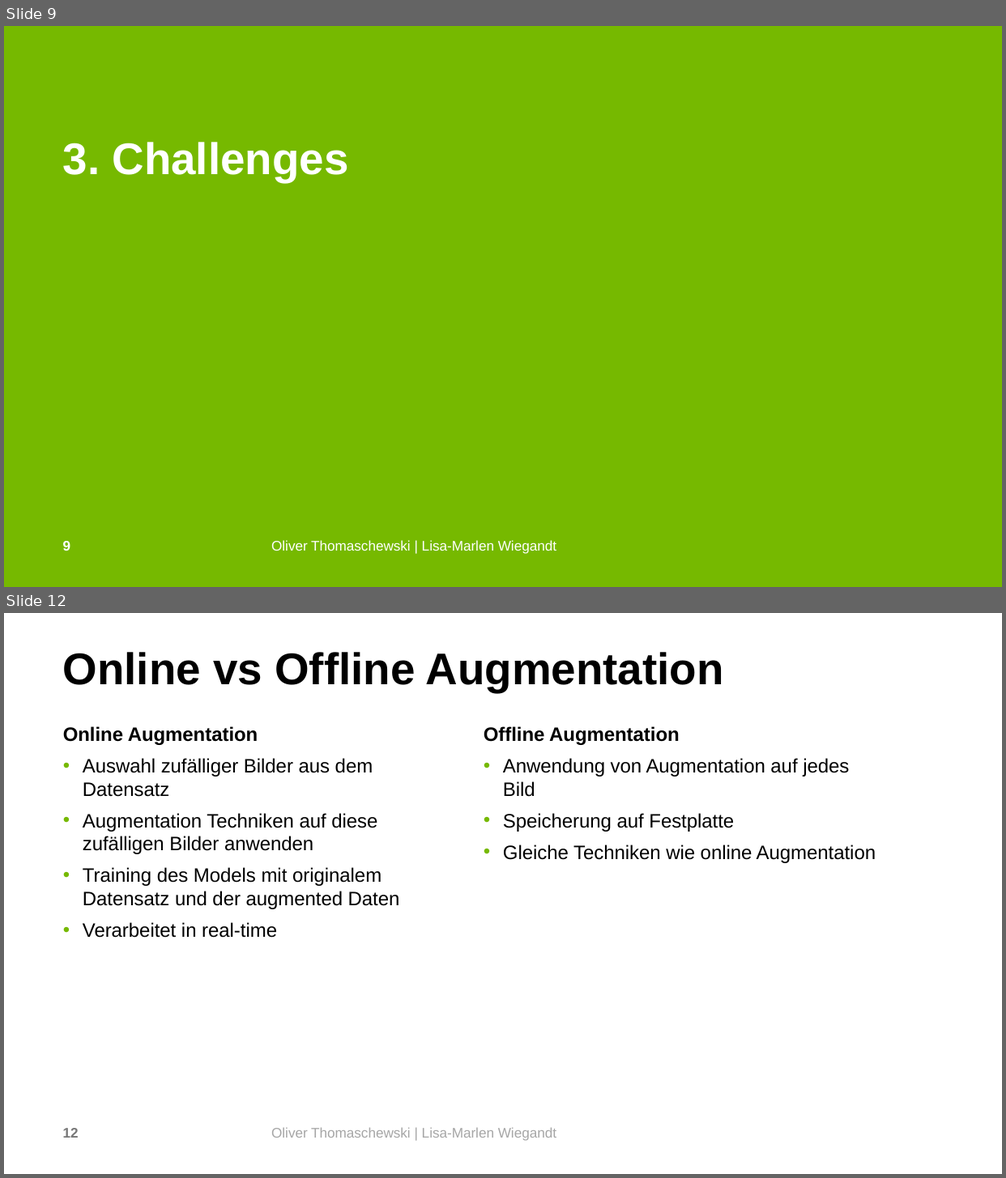
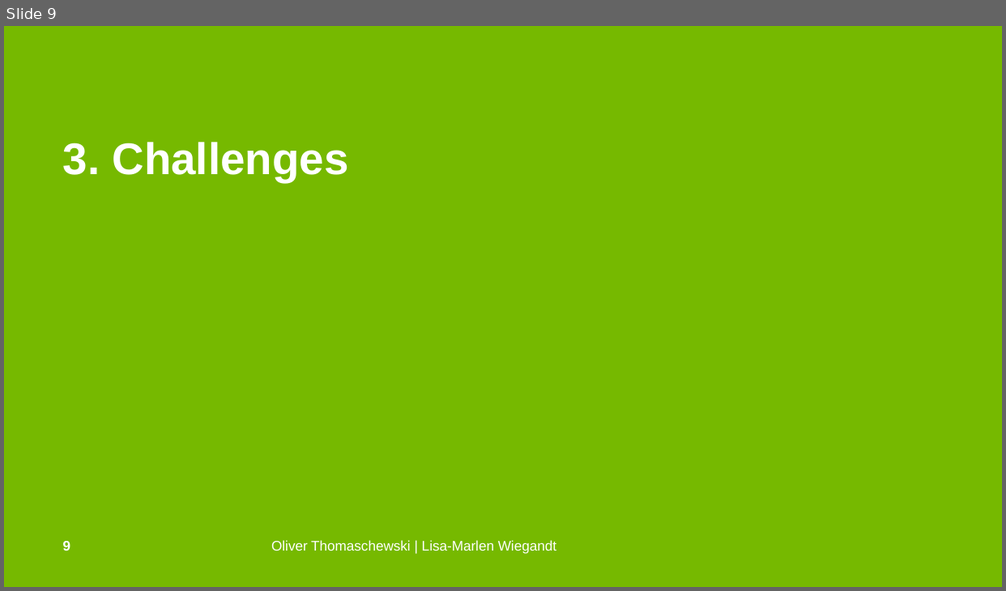
Before and after one commit to OliverThomaschewski/data_augmentation, a slide deck: Präsi.pptx. Shown one above the other, each under a label of ours: slides 9 and 12 before the commit, slide 9 after it; the slides between them are not shown. The pictures are 1006x1178 and 1006x591 pixels, drawn with LibreOffice and Linux fonts; fonts in the diff are those of the drawing; background and template pictures are left out. Boxes give left, top, right and bottom in pixels: in the first picture for what was removed or moved away, otherwise in the second. Text is boxed around its words. In the diff, an @@ line names an element or a change of style, - is before the commit and + after.

```diff
--- a/Präsi.pptx
+++ b/Präsi.pptx
@@ slide 12 removed at (4, 613, 1002, 1174), background #FFFFFF @@
@@ title removed at (63, 652, 724, 692) @@
-Online vs Offline Augmentation
@@ text removed at (63, 726, 400, 938) @@
-      Online Augmentation
-      • Auswahl zufälliger Bilder aus dem Datensatz
-      • Augmentation Techniken auf diese zufälligen Bilder anwenden
-      • Training des Models mit originalem Datensatz und der augmented Daten
-      • Verarbeitet in real-time
@@ text removed at (484, 726, 876, 863) @@
-      Offline Augmentation
-      • Anwendung von Augmentation auf jedes Bild
-      • Speicherung auf Festplatte
-      • Gleiche Techniken wie online Augmentation
@@ page number removed at (63, 1128, 79, 1138) @@
-12
@@ text removed at (271, 1127, 556, 1141) @@
-Oliver Thomaschewski | Lisa-Marlen Wiegandt
```
Also in this commit, not shown: 12 slides changed, 12 slides added, 1 other file.
